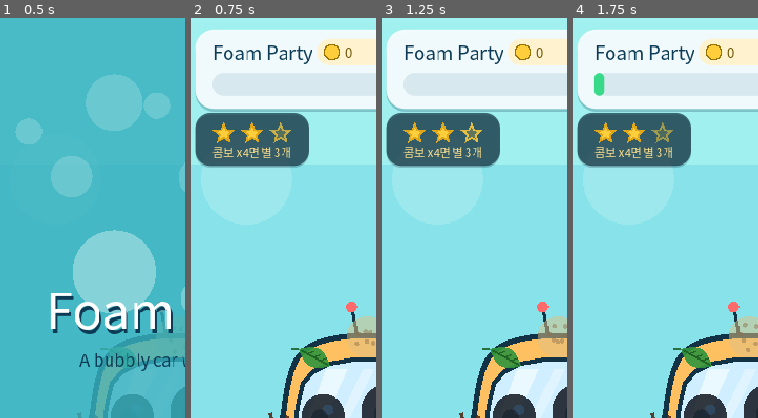
Above: before the commit, frames 1-4 (left to right).
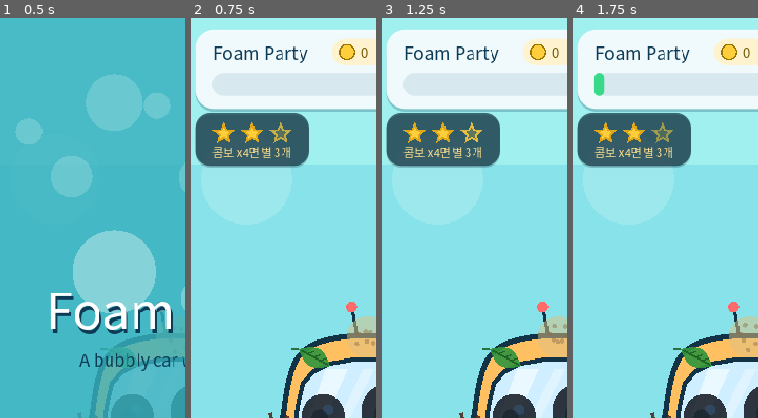
Above: after the commit, the same moments.

Repository: seorilabs/foam-party
Game: Godot game, scene res://scenes/main.tscn
The game is run twice, just before and just after one commit, with the same random seed, the same clock (stepped at 60 frames per second) and the same inputs.
Inputs (mouse positions are % of the whole screen's width and height, from its top left):
- Up to frame 1 (0.5 s): no input
- Up to frame 2 (0.75 s): tap Enter at 0.5, 0.6 s; move the mouse to (72, 45) at 0.52 s; click (72, 45) at 0.67 s
- Up to frame 3 (1.25 s): tap Space at 0.77 s
- Up to frame 4 (1.75 s): drag from (30, 55) to (45, 70) at 1.27 s
The pictures show only the part of the screen within x 2-52%, y 0-50%; the shares and areas given below are measured in that part.

Frame 1 is identical in both runs. In frame 2, 1.9% of the frame differs, in the area x 12-96%, y 5-12%; in frame 3, 1.9%; in frame 4, 1.9%.

Commit message:
리뷰 피드백 반영: iOS 출시 준비 보정

Diff:
--- a/godot/scripts/main.gd
+++ b/godot/scripts/main.gd
@@ -1805,12 +1805,13 @@
 	draw_style_box(_style("hud_shadow", Color(0.05, 0.23, 0.33, 0.25), 20.0), Rect2(card.position + Vector2(0.0, 3.0), card.size))
 	draw_style_box(_style("hud_card", Color(0.97, 0.99, 1.0, 0.94), 20.0), card)
 
-	draw_string(font, Vector2(32.0, card.position.y + 32.0), "Foam Party", HORIZONTAL_ALIGNMENT_LEFT, 110.0, 20, Color("#0d3b55"))
-	var coin_chip := Rect2(142.0, card.position.y + 10.0, 98.0, 28.0)
+	var coin_chip := Rect2(158.0, card.position.y + 10.0, 82.0, 28.0)
+	var title_width := coin_chip.position.x - 32.0 - 8.0
+	draw_string(font, Vector2(32.0, card.position.y + 32.0), "Foam Party", HORIZONTAL_ALIGNMENT_LEFT, title_width, 19, Color("#0d3b55"))
 	draw_style_box(_style("coin_chip", Color("#fff3cf"), 14.0), coin_chip)
 	draw_circle(coin_chip.position + Vector2(16.0, 14.0), 8.0, Color("#ffce3d"))
 	draw_circle(coin_chip.position + Vector2(16.0, 14.0), 8.0, Color("#9a7400"), false, 1.5)
-	draw_string(font, Vector2(coin_chip.position.x + 30.0, coin_chip.position.y + 20.0), "%d" % coins, HORIZONTAL_ALIGNMENT_LEFT, 62.0, 14, Color("#6b5200"))
+	draw_string(font, Vector2(coin_chip.position.x + 30.0, coin_chip.position.y + 20.0), "%d" % coins, HORIZONTAL_ALIGNMENT_LEFT, 46.0, 14, Color("#6b5200"))
 	var badge := Rect2(248.0, card.position.y + 10.0, 112.0, 28.0)
 	draw_style_box(_style("level_badge", Color("#49a7ff"), 14.0), badge)
 	draw_string(font, Vector2(badge.position.x, badge.position.y + 20.0), "%s %02d" % [car_type_labels[car_type], level_index], HORIZONTAL_ALIGNMENT_CENTER, badge.size.x, 13, Color.WHITE)
Not shown, changed: tools/build_ios_app_store.sh
Not shown, changed: tools/check_app_store_readiness.py
